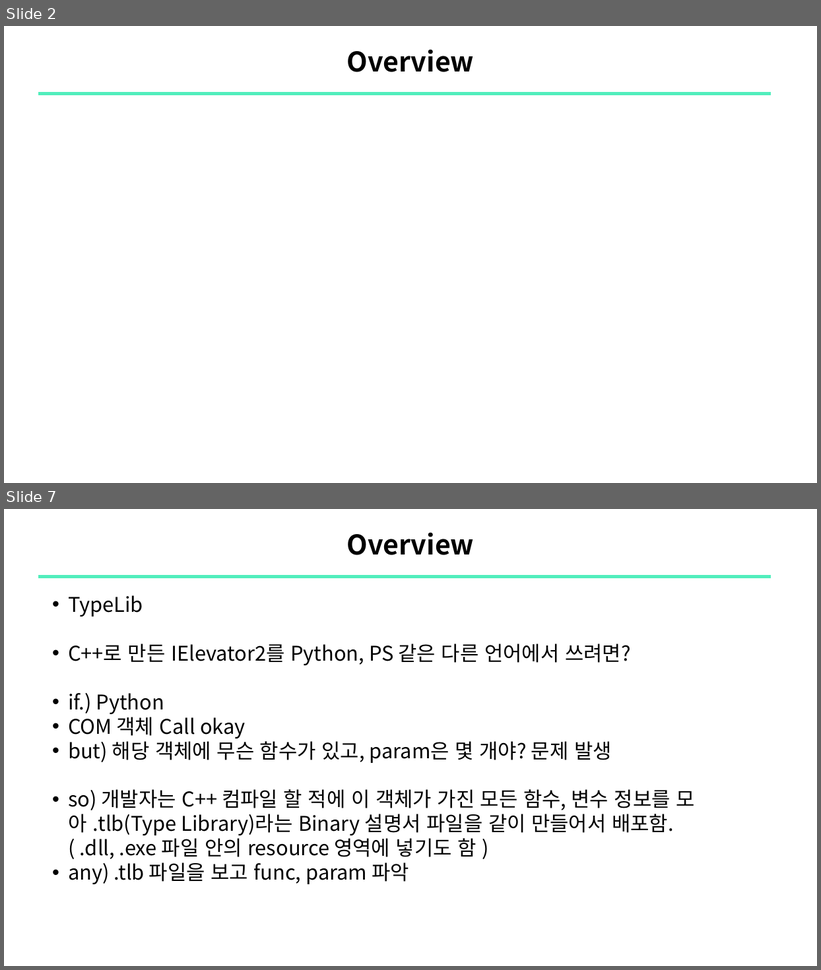
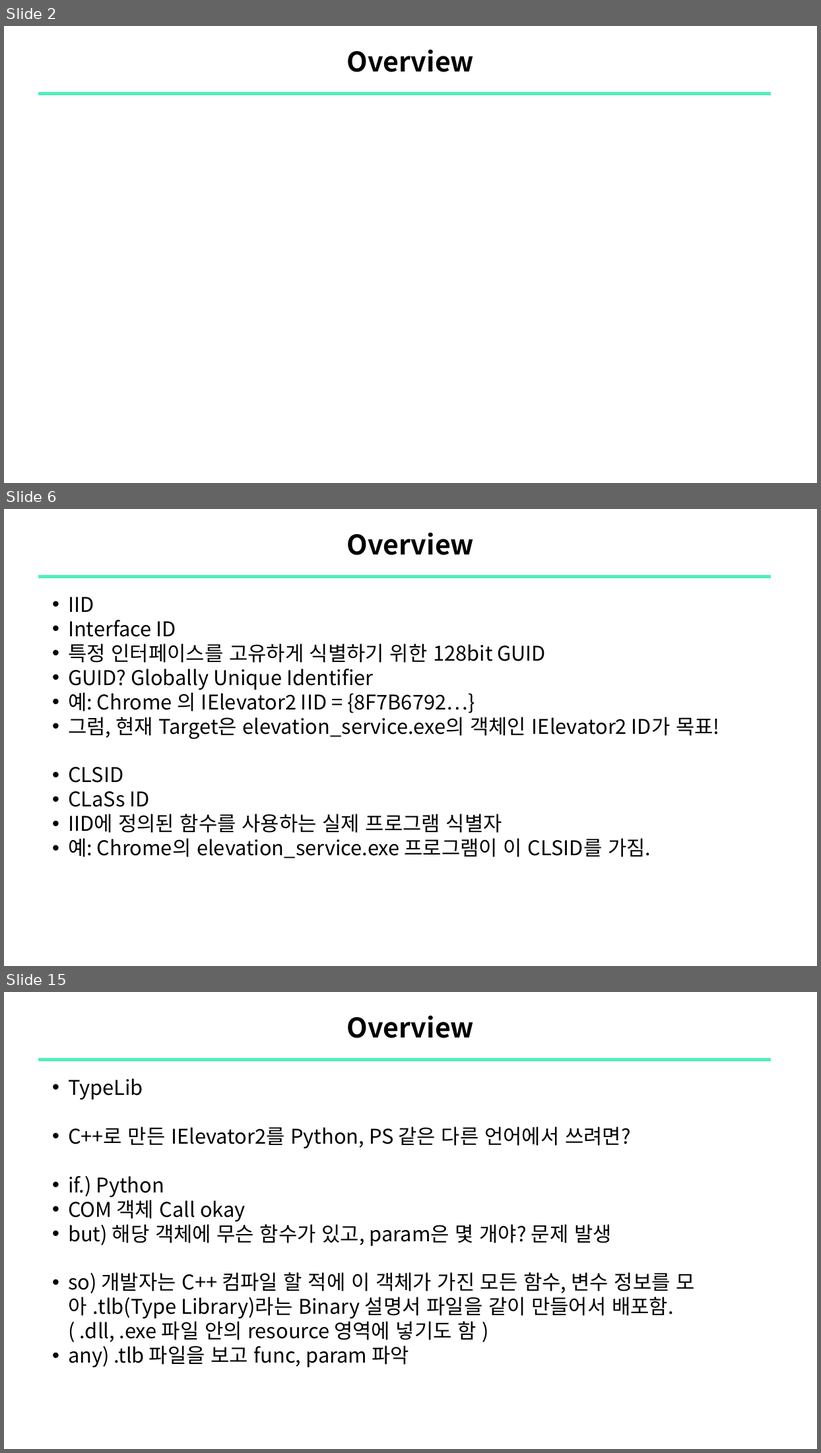
Before and after one commit to sewonpark-sec/SSL-Seminar, a slide deck: 16_COMrade_ABE_Analysis.pptx. Shown one above the other, each under a label of ours: slides 2 and 7 before the commit, slides 2, 6 and 15 after it; the slides between them are not shown. The pictures are 821x970 and 821x1453 pixels, drawn with LibreOffice and Linux fonts; fonts in the diff are those of the drawing. Boxes give left, top, right and bottom in pixels: in the first picture for what was removed or moved away, otherwise in the second. Text is boxed around its words. In the diff, an @@ line names an element or a change of style, - is before the commit and + after.

```diff
--- a/16_COMrade_ABE_Analysis.pptx
+++ b/16_COMrade_ABE_Analysis.pptx
@@ slide 6 added at (4, 509, 817, 966), background #FFFFFF @@
@@ title added at (347, 532, 475, 555), 24 pt, text #000000, bold @@
+Overview
@@ line added from (38, 576) to (772, 576), #51EEBC 3 pt @@
@@ text added at (68, 597, 720, 859), 18 pt, text #000000 @@
+    • IID
+      • Interface ID
+      • 특정 인터페이스를 고유하게 식별하기 위한 128bit GUID
+      • GUID? Globally Unique Identifier
+      • 예: Chrome 의 IElevator2 IID = {8F7B6792…}
+      • 그럼, 현재 Target은 elevation_service.exe의 객체인 IElevator2 ID가 목표!
+      • CLSID
+      • CLaSs ID
+      • IID에 정의된 함수를 사용하는 실제 프로그램 식별자
+      • 예: Chrome의 elevation_service.exe 프로그램이 이 CLSID를 가짐.
@@ what was slide 7 is now slide 15 @@
```
Also in this commit, not shown: 4 slides changed, 15 other slides added.
